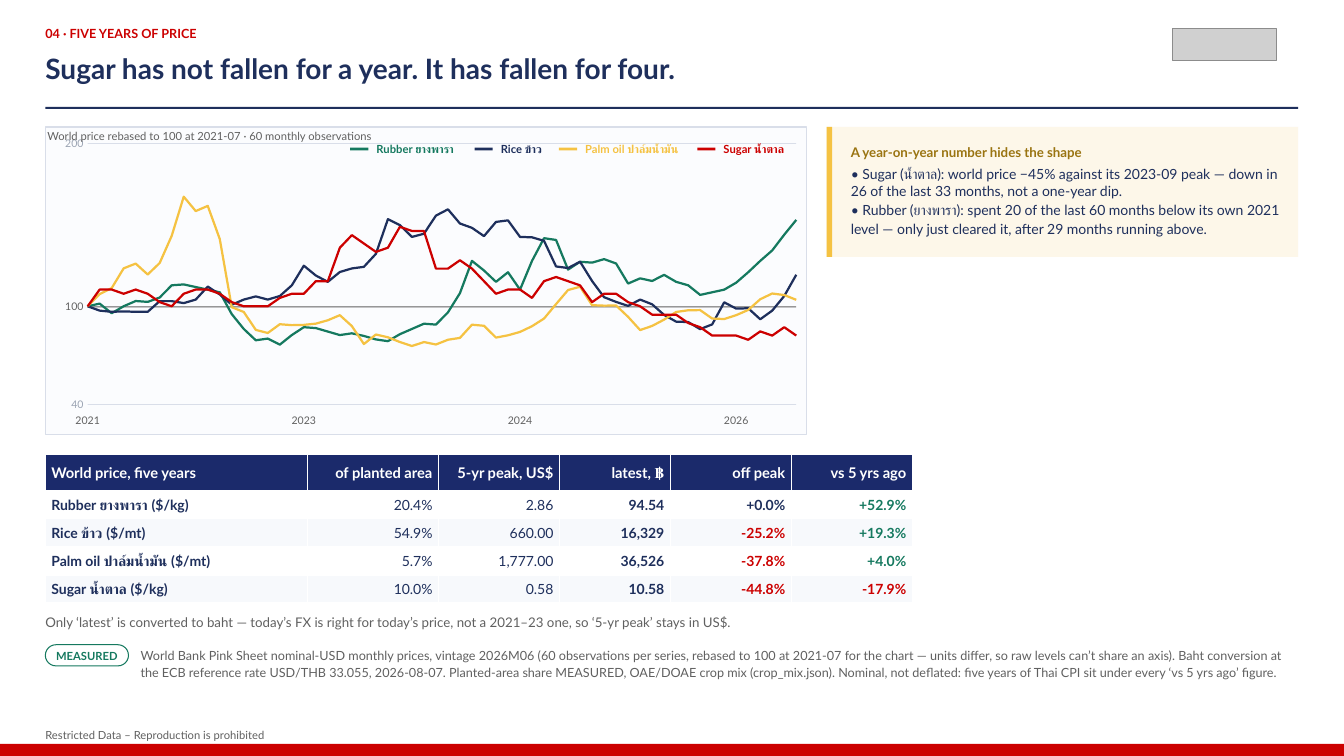
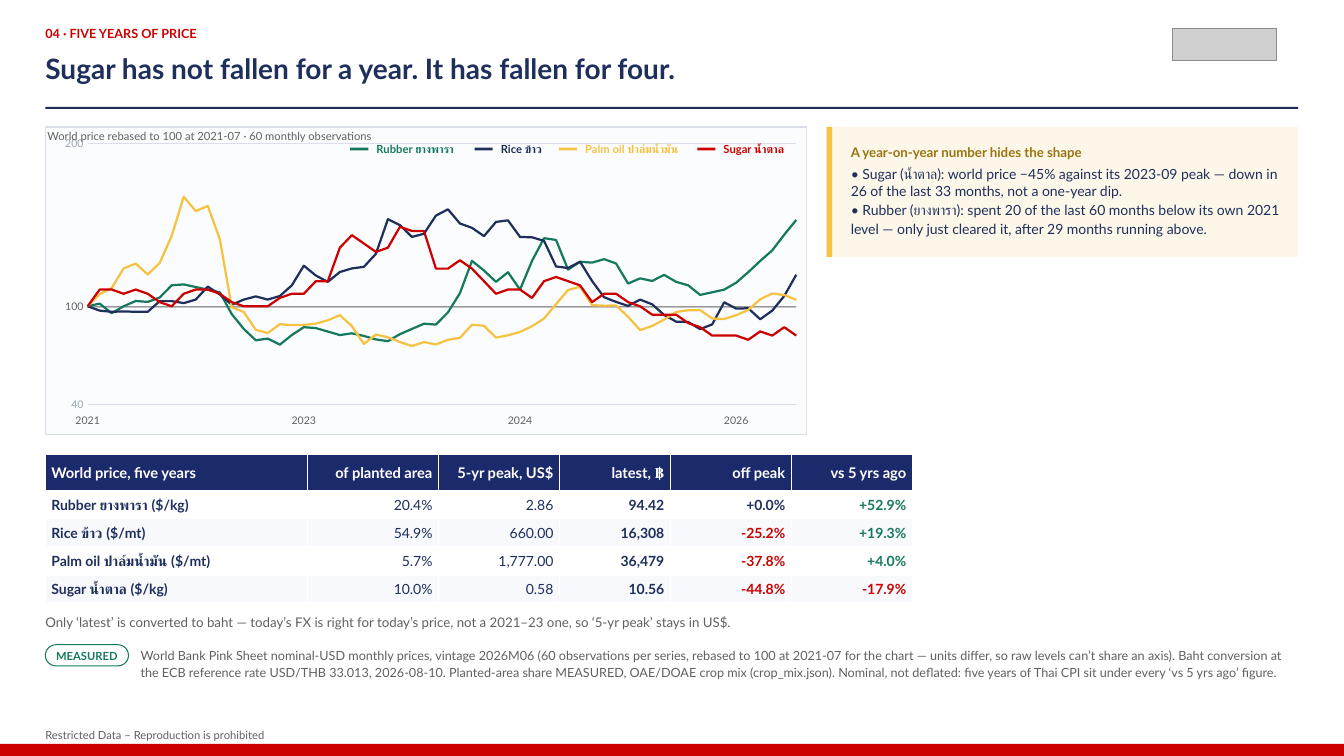
Before and after one commit to kaustavb2101/competitive-intel, a slide deck: slide 6 of docs/decks/mcom-2026-08-05-macro.pptx. Drawn at 1344x756 pixels with LibreOffice and Linux fonts; fonts in the diff are those of the drawing; grey boxes stand for pictures. Boxes give left, top, right and bottom in pixels: in the first picture for what was removed or moved away, otherwise in the second. Text is boxed around its words. In the diff, an @@ line names an element or a change of style, - is before the commit and + after.

```diff
--- a/docs/decks/mcom-2026-08-05-macro.pptx
+++ b/docs/decks/mcom-2026-08-05-macro.pptx
@@ table at <box>45,455,912,603</box> @@
-row 2, column 4: 94.54
+row 2, column 4: 94.42
-row 3, column 4: 16,329
+row 3, column 4: 16,308
-row 4, column 4: 36,526
+row 4, column 4: 36,479
-row 5, column 4: 10.58
+row 5, column 4: 10.56
@@ text at <box>141,650,1282,680</box>: text changed @@
-World Bank Pink Sheet nominal-USD monthly prices, vintage 2026M06 (60 observations per series, rebased to 100 at 2021-07 for the chart — units differ, so raw levels can’t share an axis). Baht conversion at the ECB reference rate USD/THB 33.055, 2026-08-07. Planted-area share MEASURED, OAE/DOAE crop mix (crop_mix.json). Nominal, not deflated: five years of Thai CPI sit under every ‘vs 5 yrs ago’ figure.
+World Bank Pink Sheet nominal-USD monthly prices, vintage 2026M06 (60 observations per series, rebased to 100 at 2021-07 for the chart — units differ, so raw levels can’t share an axis). Baht conversion at the ECB reference rate USD/THB 33.013, 2026-08-10. Planted-area share MEASURED, OAE/DOAE crop mix (crop_mix.json). Nominal, not deflated: five years of Thai CPI sit under every ‘vs 5 yrs ago’ figure.
```
Also in this commit, not shown: 3 other slides changed, 1 other file.
